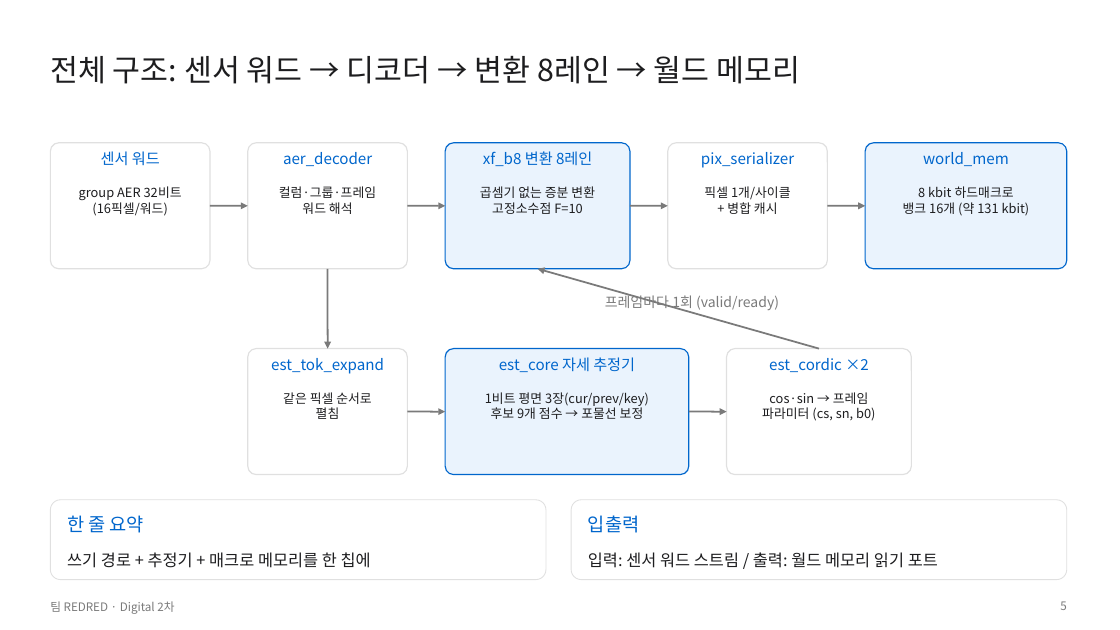
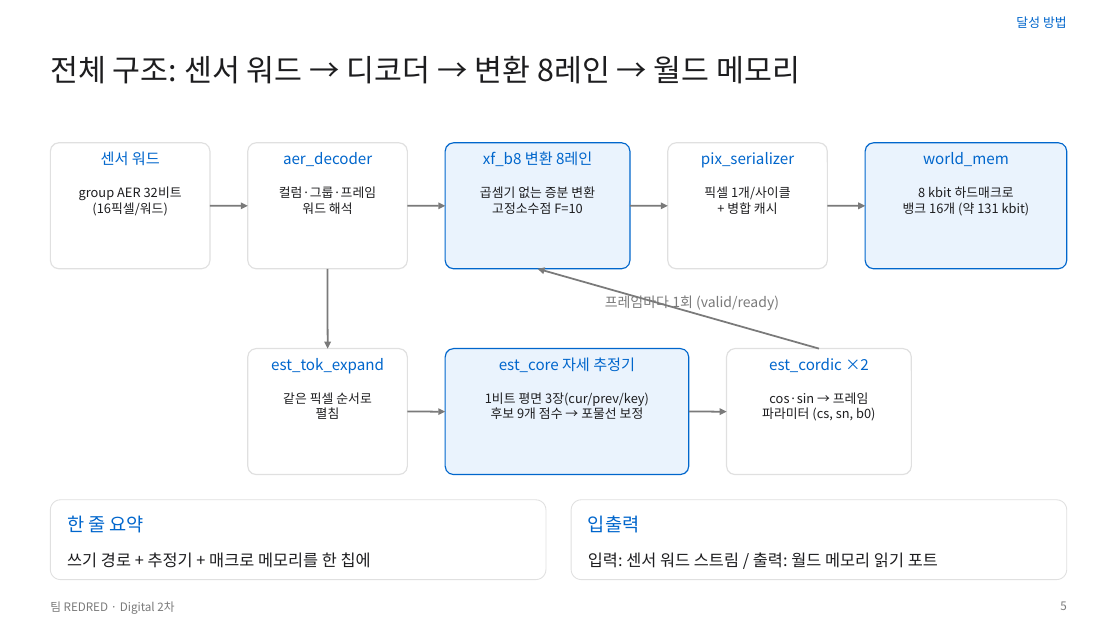
Before and after one commit to GangHeeJo/AI-SEMI, a slide deck: slide 5 of submission/REDRED_2차_발표자료_칩S.pptx. Drawn at 1120x630 pixels with LibreOffice and Linux fonts; fonts in the diff are those of the drawing. Boxes give left, top, right and bottom in pixels: in the first picture for what was removed or moved away, otherwise in the second. Text is boxed around its words. In the diff, an @@ line names an element or a change of style, - is before the commit and + after.

```diff
--- a/submission/REDRED_2차_발표자료_칩S.pptx
+++ b/submission/REDRED_2차_발표자료_칩S.pptx
@@ text added at [1016, 16, 1067, 28], 11 pt, text #0066CC @@
+달성 방법
```
Also in this commit, not shown: 17 other slides changed, 2 other files.
